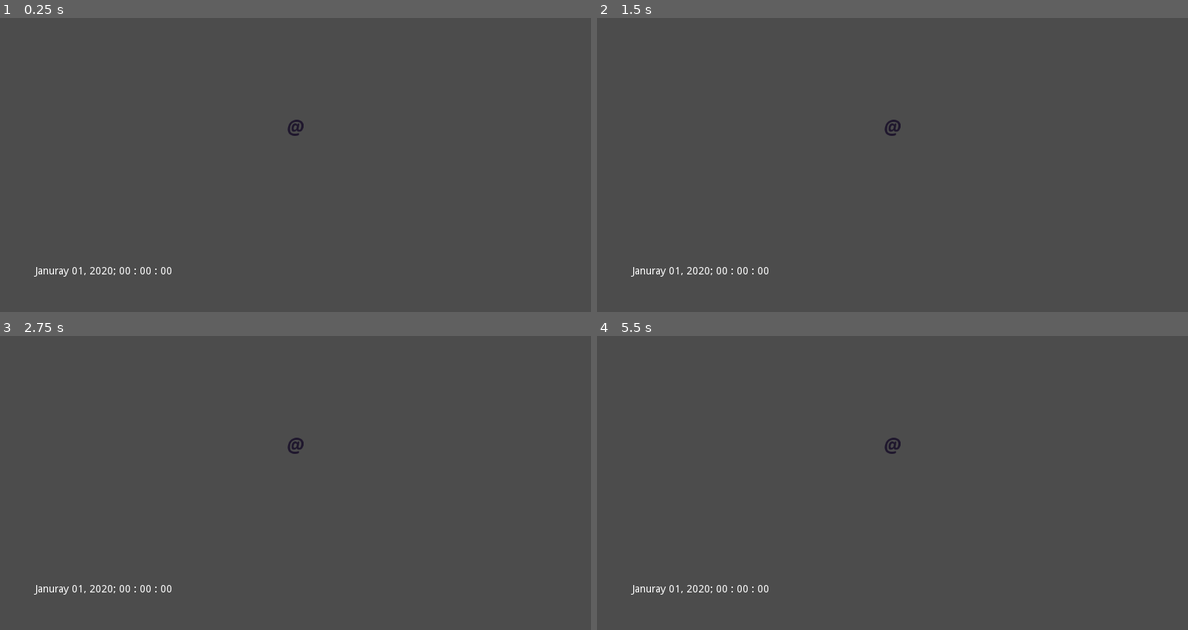
Above: before the commit, frames 1-4 (two rows, left to right).
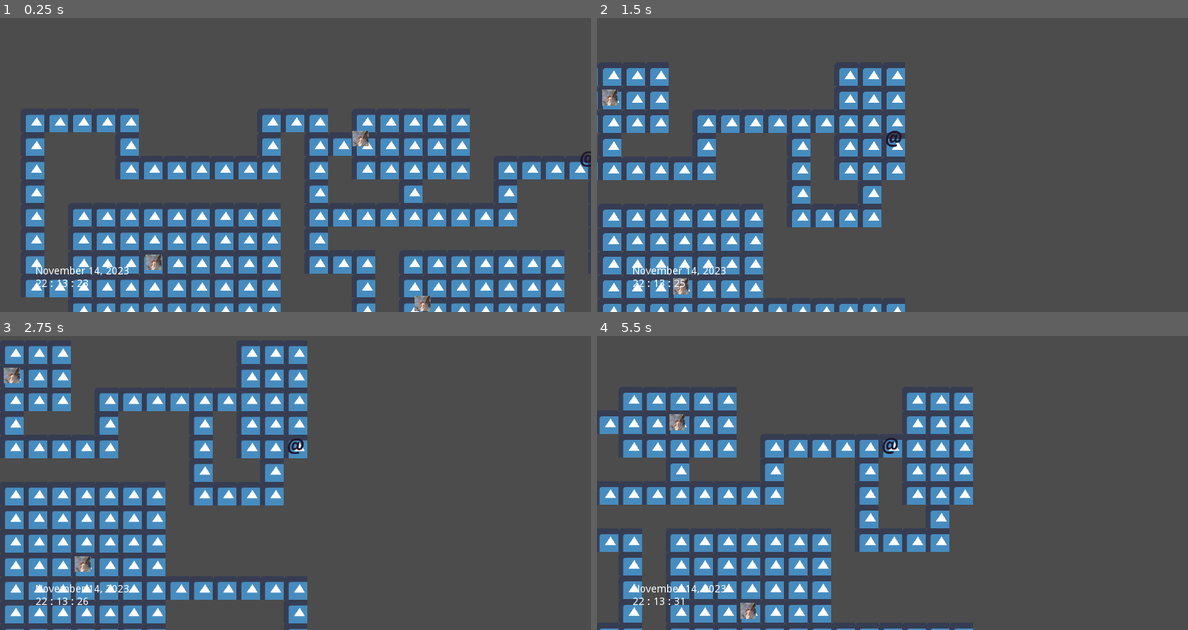
Above: after the commit, the same moments.

Repository: kairuma/temple-of-time
Game: Godot game, scene res://scene/state/Gameplay.tscn
Two runs of this game, one before a commit and one after it. Both use one fixed random seed, a clock stepped at 60 frames per second and the inputs below. The engine's default icon, where the game draws it, is replaced by a stand-in: a white triangle on a blue panel in a dark square.
Inputs:
- Up to frame 1 (0.25 s): no input
- Up to frame 2 (1.5 s): hold Right (right) 0.53-1.28 s; hold Down (down) from 1.28 s (still down)
- Up to frame 3 (2.75 s): release Down (down) at 2.03 s; hold Right (right) from 2.03 s (still down)
- Up to frame 4 (5.5 s): release Right (right) at 2.78 s; hold Up (up) 2.78-3.53 s; hold Left (left) 3.53-5.03 s; hold Down (down) from 5.03 s (still down)

The runs differ from the first frame. In frame 1, 23% of the frame differs, in the area x 4-100%, y 32-100%; in frame 2, 15%; in frame 3, 19%; in frame 4, 18%.
Error before the commit: Parse Error: The identifier "weapon_attack" isn't declared in the current scope. (res://scene/entity/Entity.gd:39)

Commit message:
ADD:Added combat system.

Diff:
--- a/scene/Map.gd
+++ b/scene/Map.gd
@@ -13,6 +13,8 @@
 	5: 31, 6: 30, 7: 31, 8: 31,
 	9: 30, 10: 31, 11: 30, 12: 31
 }
+
+var sprite_class: Resource = preload("res://scene/entity/npc/Sprite.tscn")
 
 var second: int = 0
 var minute: int = 0
@@ -68,9 +70,16 @@
 		for d in dead_ends:
 			$TileMap.set_cell(d[0], d[1], -1)
 		dead_ends = get_dead_ends()
-	var start: Array = region.back()
-	$Player.set_map_x(start[0] + start[2] / 2)
-	$Player.set_map_y(start[1] + start[3] / 2)
+	for r in region:
+		if r == region.back():
+			$Player.set_map_x(r[0] + r[2] / 2)
+			$Player.set_map_y(r[1] + r[3] / 2)
+		else:
+			var e: Entity = sprite_class.instance()
+			$Entities.add_child(e)
+			e.set_map(self)
+			e.set_map_x(r[0] + r[2] / 2)
+			e.set_map_y(r[1] + r[3] / 2)
 
 func is_in_room(x: int, y: int, rooms: Array) -> bool:
 	for r in rooms:
@@ -287,7 +296,9 @@
 func is_ground(x: int, y: int) -> bool:
 	return $TileMap.get_cell(x, y) == 0
 
-func get_entity_at(x: int, y:int) -> Entity:
+func get_entity_at(x: int, y:int) -> Node:
+	if $Player.is_at(x, y):
+		return $Player
 	for e in $Entities.get_children():
 		if e.is_at(x, y):
 			return e
--- a/scene/Map.tscn
+++ b/scene/Map.tscn
@@ -29,7 +29,7 @@
 cell_size = Vector2( 48, 48 )
 format = 1
 
-[node name="Entities" type="Node2D" parent="."]
+[node name="Entities" type="YSort" parent="."]
 
 [node name="Player" parent="." instance=ExtResource( 1 )]
 map_x = 32
--- a/scene/entity/Entity.gd
+++ b/scene/entity/Entity.gd
@@ -6,9 +6,14 @@
 
 export(int, 0, 96) var map_x: int = 0 setget set_map_x, get_map_x
 export(int, 0, 96) var map_y: int = 0 setget set_map_y, get_map_y
-export(int, 1, 100) var hp: int = 1
 export(int, -5, 5) var strength: int = 0
 export(int, -5, 5) var agility: int = 0
+export(int, 1, 20) var level: int = 1
+export(int, -5, 5) var vitality: int = 0 setget set_vitality
+var max_hp: int = 1 setget set_max_hp
+var hp: int = 1
+var melee_attack: int = 0
+var armor_defense: int = 0
 
 export(NodePath) var map_path: NodePath
 onready var map: Node2D = get_node(map_path) setget set_map
@@ -32,19 +37,41 @@
 func set_map(m: Node2D) -> void:
 	map = m
 
-func take_damage(damage: int) -> void:
+func set_vitality(v: int) -> void:
+	vitality = v
+	set_max_hp(max(1, vitality * 5) + 10 * level / 3)
+
+func set_max_hp(h: int) -> void:
+	var old_max: int = max_hp
+	max_hp = h
+	hp = hp * max_hp / old_max
+
+func is_at(x: int, y: int) -> bool:
+	return map_x == x and map_y == y
+
+func take_damage(damage: int, source: Entity) -> void:
 	hp -= damage
+	print("%s:\t%d / %d" % [get_name(), hp, max_hp])
+	if hp <= 0:
+		queue_free()
 
 func get_weapon_damage() -> int:
-	return randi() % weapon_attack
+	if melee_attack == 0:
+		return 1
+	return (randi() % melee_attack + 1) * 5
 
-func get_ac() -> int:
+func get_defense() -> int:
 	return 10 + agility + armor_defense
 
 func attack(entity: Entity) -> void:
-	var attack_value: int = randi() % 20 + 1 + strength
-	if attack_value > entity.get_ac():
-		entity.take_damage(get_weapon_damage() + strength)
+	$AnimationPlayer.play("attack")
+	var to_hit: int = randi() % 20 + 1 + strength
+	var damage_mult: float = (21.0 - (entity.get_defense() - to_hit)) / 20.0
+	var damage: int = get_weapon_damage() + strength
+	damage *= damage_mult
+	if damage <= 0:
+		damage = 1
+	entity.take_damage(damage, self)
 
 func move_up() -> bool:
 	if map.is_ground(map_x, map_y - 1):
--- a/scene/entity/Entity.tscn
+++ b/scene/entity/Entity.tscn
@@ -1,8 +1,27 @@
-[gd_scene load_steps=2 format=2]
+[gd_scene load_steps=3 format=2]
 
 [ext_resource path="res://scene/entity/Entity.gd" type="Script" id=1]
+
+[sub_resource type="Animation" id=1]
+resource_name = "attack"
+length = 0.5
+tracks/0/type = "value"
+tracks/0/path = NodePath("Sprite:rotation_degrees")
+tracks/0/interp = 1
+tracks/0/loop_wrap = true
+tracks/0/imported = false
+tracks/0/enabled = true
+tracks/0/keys = {
+"times": PoolRealArray( 0, 0.5 ),
+"transitions": PoolRealArray( 1, 1 ),
+"update": 0,
+"values": [ 0.0, 360.0 ]
+}
 
 [node name="Entity" type="Node2D"]
 script = ExtResource( 1 )
 
 [node name="Tween" type="Tween" parent="."]
+
+[node name="AnimationPlayer" type="AnimationPlayer" parent="."]
+anims/attack = SubResource( 1 )
--- a/scene/entity/Player.gd
+++ b/scene/entity/Player.gd
@@ -8,8 +8,11 @@
 func _process(delta: float) -> void:
 	check_move()
 
+func can_move() -> bool:
+	return !$Tween.is_active() and !$AnimationPlayer.is_playing()
+
 func check_move() -> void:
-	if !$Tween.is_active():
+	if can_move():
 		if Input.is_action_pressed("up"):
 			if move_up():
 				emit_signal("tick")
--- a/scene/entity/Player.tscn
+++ b/scene/entity/Player.tscn
@@ -13,4 +13,5 @@
 smoothing_enabled = true
 
 [node name="Sprite" type="Sprite" parent="." index="2"]
+rotation = 6.28319
 texture = ExtResource( 1 )
--- /dev/null
+++ b/scene/entity/npc/Baku.gd
@@ -0,0 +1,23 @@
+extends "res://scene/entity/Entity.gd"
+
+var target: Entity = null
+
+func take_damage(damage: int, source: Entity) -> void:
+	.take_damage(damage, source)
+	target = source
+
+func update() -> void:
+	if target != null:
+		#astar eventually I guess
+		if map_x < target.get_map_x():
+			move_right()
+			print("right")
+		elif map_x > target.get_map_x():
+			move_left()
+			print("left")
+		elif map_y < target.get_map_y():
+			move_down()
+			print("down")
+		elif map_y > target.get_map_y():
+			move_up()
+			print("up")
--- /dev/null
+++ b/scene/entity/npc/Baku.tscn
@@ -0,0 +1,15 @@
+[gd_scene load_steps=4 format=2]
+
+[ext_resource path="res://scene/entity/Entity.tscn" type="PackedScene" id=1]
+[ext_resource path="res://img/entity/npc/baku.png" type="Texture" id=2]
+[ext_resource path="res://scene/entity/npc/Baku.gd" type="Script" id=3]
+
+[node name="Baku" instance=ExtResource( 1 )]
+script = ExtResource( 3 )
+strength = 2
+agility = 5
+level = 8
+vitality = 4
+
+[node name="Sprite" type="Sprite" parent="." index="1"]
+texture = ExtResource( 2 )
--- /dev/null
+++ b/scene/entity/npc/Sprite.tscn
@@ -0,0 +1,12 @@
+[gd_scene load_steps=3 format=2]
+
+[ext_resource path="res://scene/entity/Entity.tscn" type="PackedScene" id=1]
+[ext_resource path="res://img/entity/npc/sprite.png" type="Texture" id=2]
+
+[node name="Sprite" instance=ExtResource( 1 )]
+strength = -2
+agility = 3
+vitality = 1
+
+[node name="Sprite" type="Sprite" parent="." index="2"]
+texture = ExtResource( 2 )
Binary file added: img/entity/npc/baku.png
Not shown, added: img/entity/npc/baku.png.import
Binary file added: img/entity/npc/sprite.png
Not shown, added: img/entity/npc/sprite.png.import
